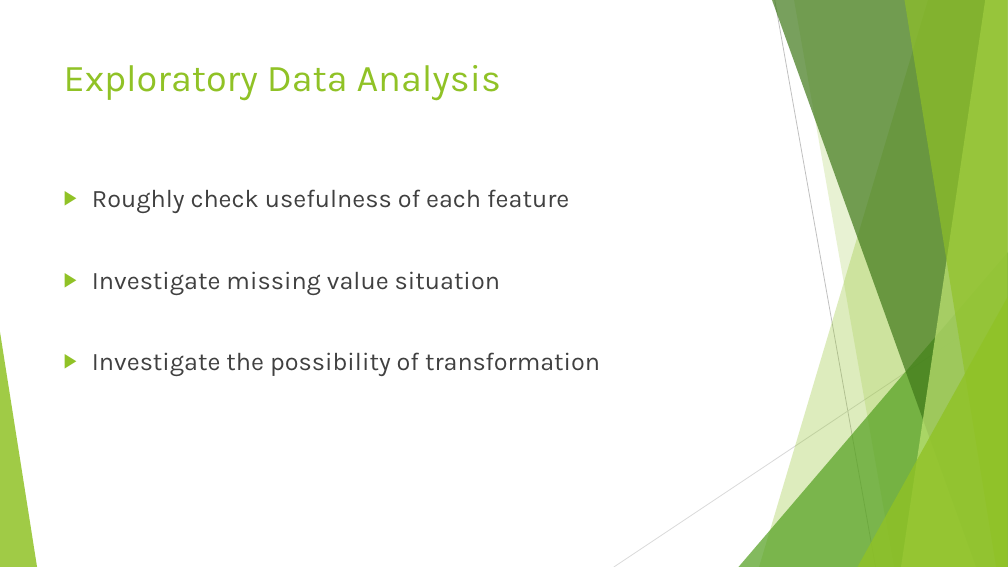
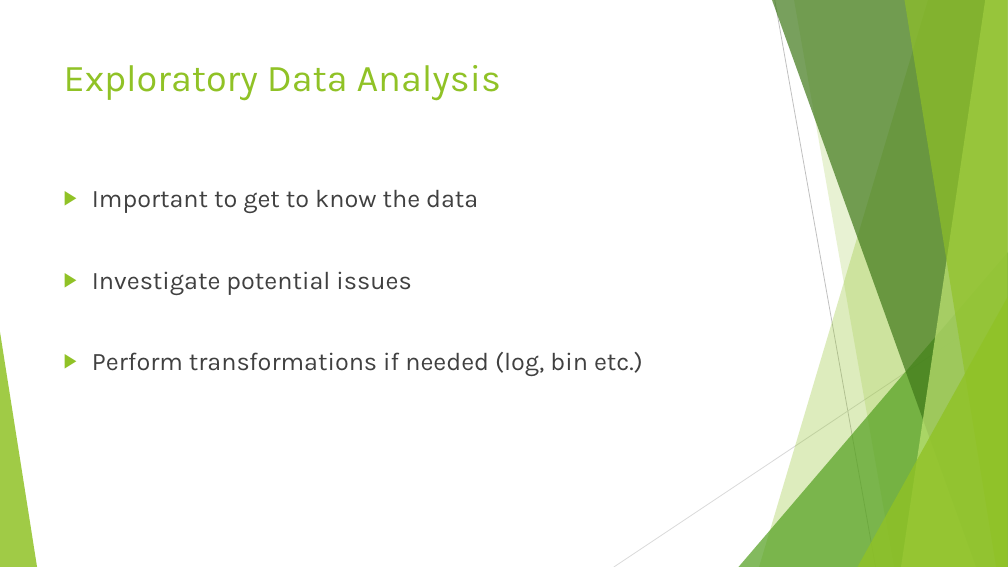
Before and after one commit to anhualin/MyLearning, a slide deck: slide 34 of FDA2018/FDA_Presentation.pptx. Drawn at 1008x567 pixels with LibreOffice and Linux fonts; fonts in the diff are those of the drawing. Boxes give left, top, right and bottom in pixels: in the first picture for what was removed or moved away, otherwise in the second. Text is boxed around its words. In the diff, an @@ line names an element or a change of style, - is before the commit and + after.

```diff
--- a/FDA2018/FDA_Presentation.pptx
+++ b/FDA2018/FDA_Presentation.pptx
@@ text at (92, 190, 643, 376): text changed @@
-▶ Roughly check usefulness of each feature
-▶ Investigate missing value situation
-▶ Investigate the possibility of transformation
+▶ Important to get to know the data
+▶ Investigate potential issues
+▶ Perform transformations if needed (log, bin etc.)
```
Also in this commit, not shown: 1 other slide changed, 1 slide added, 1 slide removed, 4 other files.
